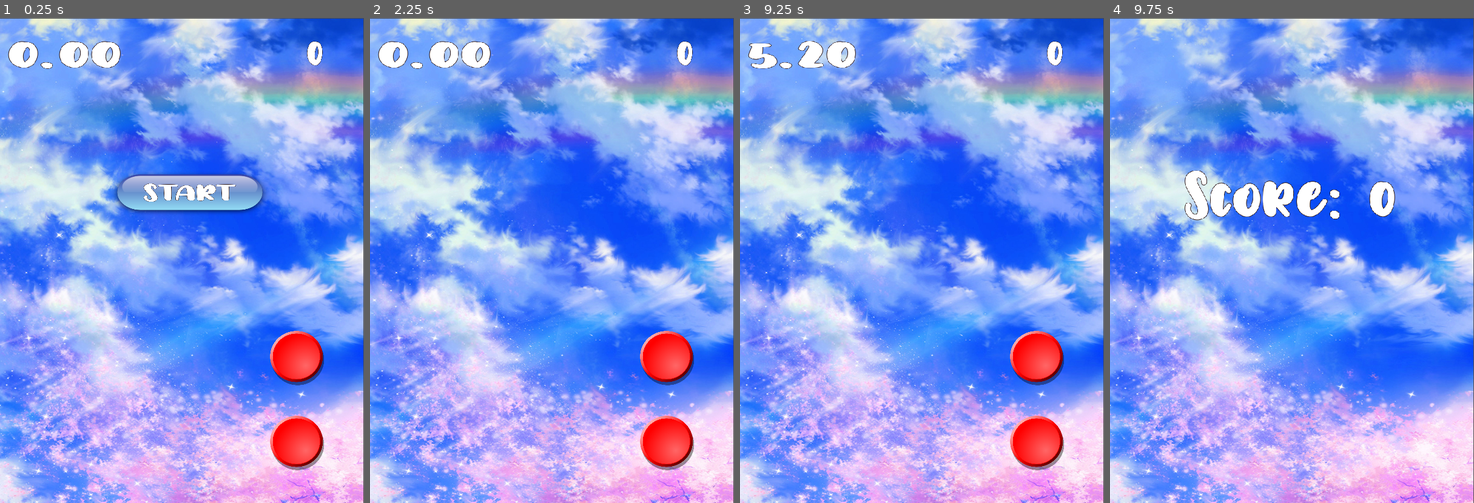
Above: before the commit, frames 1-4 (left to right).
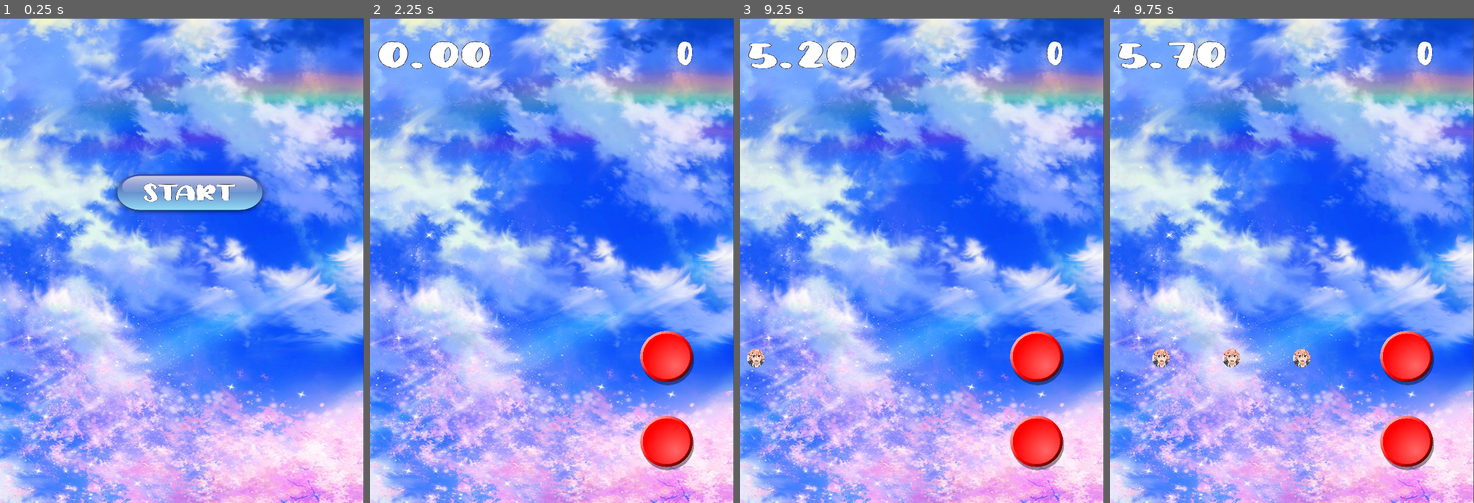
Above: after the commit, the same moments.

Repository: Mirous12/mus-stories
Game: Godot game, scene res://Scenes/TestScene.tscn
Same seed, same stepped clock (60 frames per second), same inputs: the game is played once before the commit and once after it.
Inputs (mouse positions are in pixels of both pictures, inside the frame that each line leads up to):
- Up to frame 1 (0.25 s): no input
- Up to frame 2 (2.25 s): click (668, 357) at 0.52 s; click (668, 439) at 1.27 s; click "Start" at 2 s
- Up to frame 3 (9.25 s): click (1038, 357) at 2.75 s; click (1038, 439) at 3.5 s; click (1038, 357) at 4.25 s; click (1038, 439) at 5 s
- Up to frame 4 (9.75 s): no input

The runs differ from the first frame. In frame 1, 3.8% of the frame differs, in the area x 2-89%, y 4-94%; in frame 2, nothing differs; in frame 3, 0.1%; in frame 4, 6.6%, in the area x 2-90%, y 4-94%.

Commit message:
Changed scene params

Diff:
--- a/Scenes/TestScene.tscn
+++ b/Scenes/TestScene.tscn
@@ -51,6 +51,7 @@
 texture = ExtResource( 2 )
 
 [node name="GameNode" type="Node2D" parent="."]
+visible = false
 script = ExtResource( 6 )
 
 [node name="MusicMain" type="AudioStreamPlayer2D" parent="GameNode"]
--- a/Scripts/PointToClick.gd
+++ b/Scripts/PointToClick.gd
@@ -48,8 +48,8 @@
 		reporter.onReport(GlobalTypes.EventType.TIME_FAIL, reportObj)
 
 func countTimeRange():
-	timeRangeLow = timeUse - 0.1
-	timeRangeHigh = timeUse + 0.1
+	timeRangeLow = timeUse - 0.12
+	timeRangeHigh = timeUse + 0.12
 
 func checkCurrentTime(time) -> bool:
 	return time <= timeRangeHigh && time >= timeRangeLow
@@ -66,7 +66,6 @@
 		if checkCurrentTime(currentTime) && posClicked == self.place:
 			reporter.onReport(GlobalTypes.EventType.CLICK_SUCCESS, reportObj)
 		elif abs(currentTime - timeUse) < 0.11:
-			print("Failed to click!")
 			reporter.onReport(GlobalTypes.EventType.CLICK_FAIL, reportObj)
 
 func getPlace() -> String:
--- a/Songs/heart_of_a_champion.json
+++ b/Songs/heart_of_a_champion.json
@@ -37,6 +37,30 @@
             "time_use": "4.5",
             "time_appear": "3.5",
             "place": "down"
+        },
+        {
+            "type": "single",
+            "time_use": "6",
+            "time_appear": "5",
+            "place": "up"
+        },
+        {
+            "type": "single",
+            "time_use": "6.2",
+            "time_appear": "5.2",
+            "place": "up"
+        },
+        {
+            "type": "single",
+            "time_use": "6.4",
+            "time_appear": "5.4",
+            "place": "up"
+        },
+        {
+            "type": "single",
+            "time_use": "6.6",
+            "time_appear": "5.6",
+            "place": "up"
         }
     ]
 }
